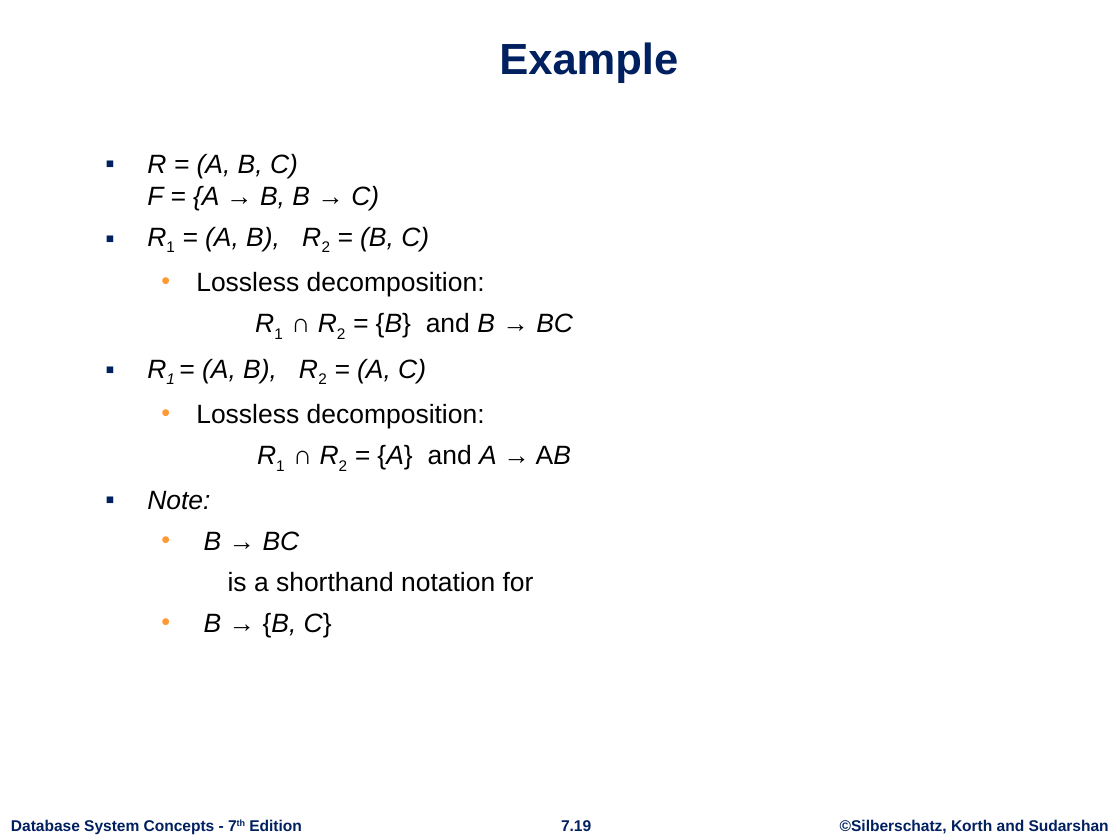
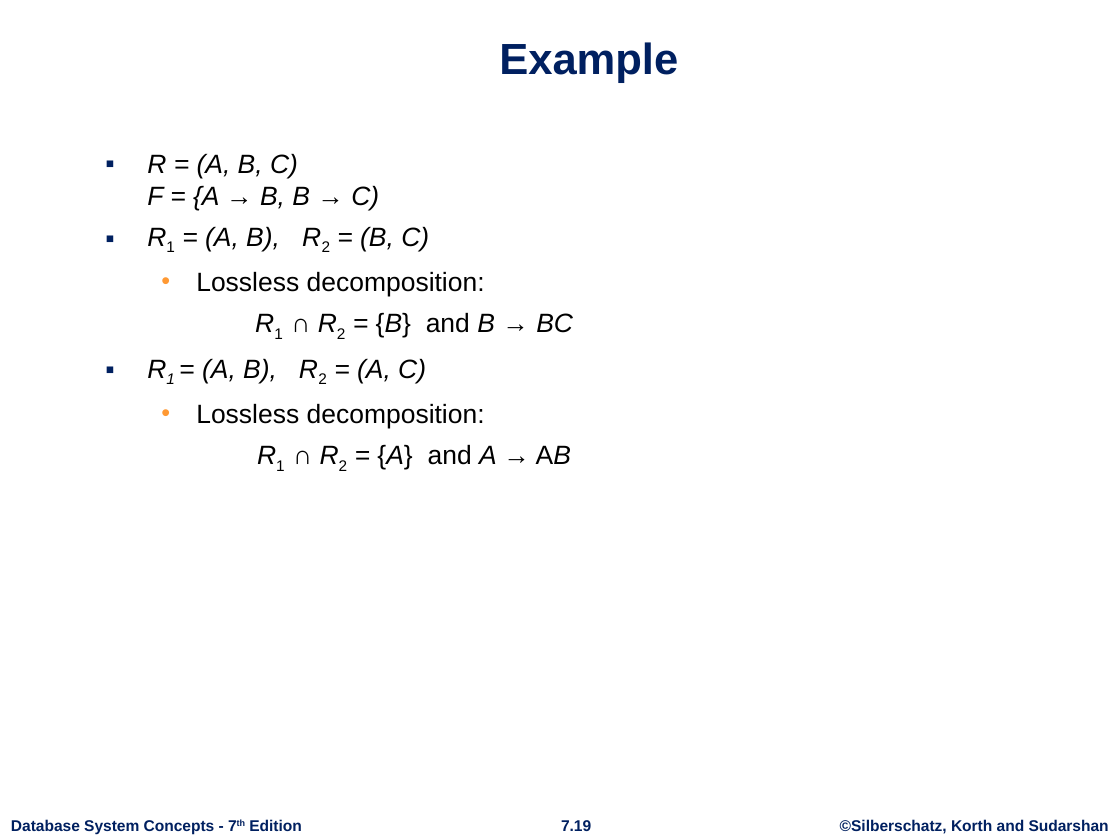
Before and after one commit to FergieLigaLlj/CISC3000-Introduction-to-Data-Base-Systems, a slide deck: slide 19 of Lecture Notes/ch7.pptx. Drawn at 1120x840 pixels with LibreOffice and Linux fonts; fonts in the diff are those of the drawing; background and template pictures are left out. Boxes give left, top, right and bottom in pixels: in the first picture for what was removed or moved away, otherwise in the second. Text is boxed around its words. In the diff, an @@ line names an element or a change of style, - is before the commit and + after.

```diff
--- a/Lecture Notes/ch7.pptx
+++ b/Lecture Notes/ch7.pptx
@@ text at box(147, 490, 534, 638): paragraphs removed @@
-▪ Note:
-  • B → BC
-  is a shorthand notation for
-  • B → {B, C}
```
Also in this commit, not shown: 12 other slides changed, 1 slide added, 21 other files.
